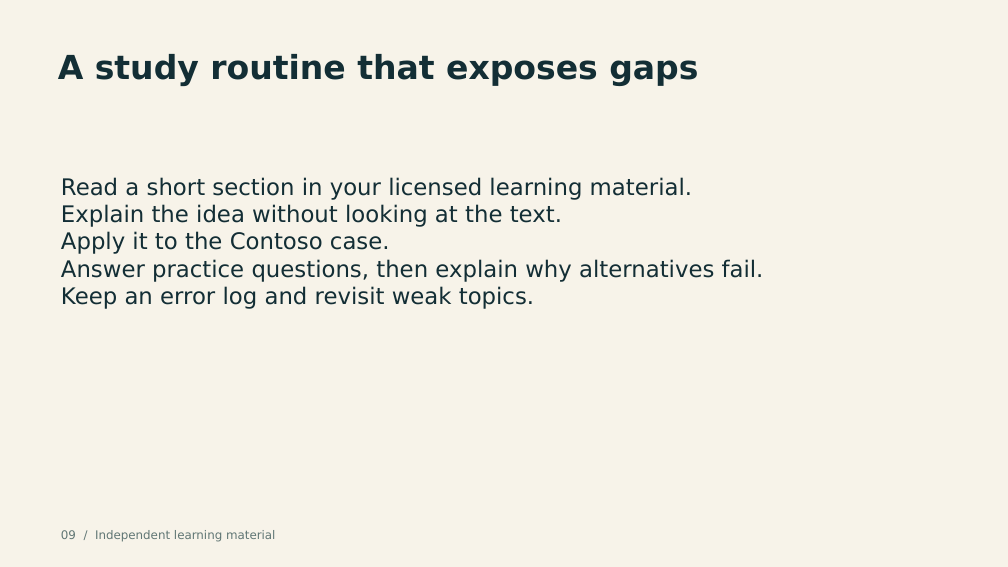
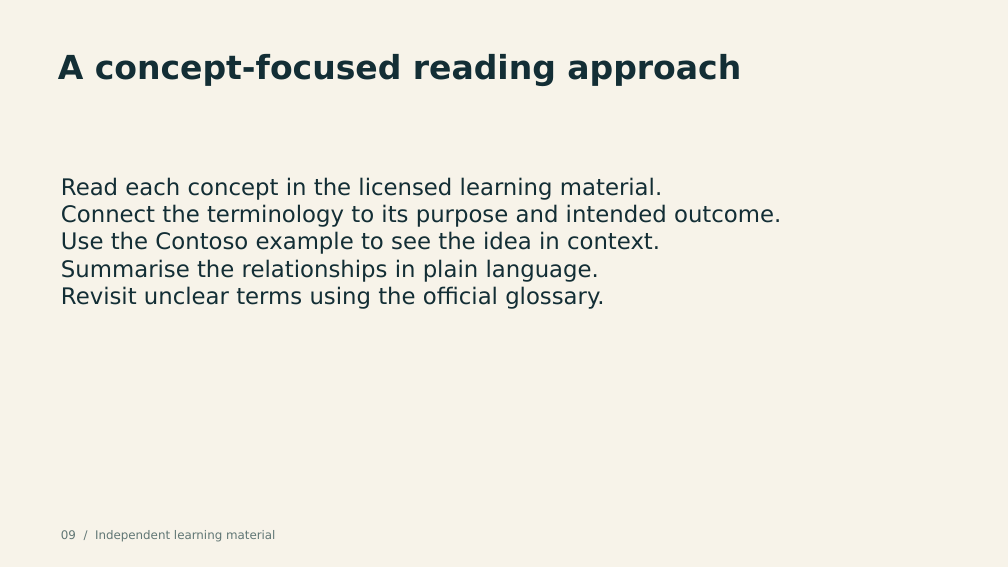
Before and after one commit to helmi8403/Lms-courses, a slide deck: slide 9 of courses/itil-v5-foundation/pilot/ITIL-Version-5-Foundation-Pilot.pptx. Drawn at 1008x567 pixels with LibreOffice and Linux fonts; fonts in the diff are those of the drawing. Boxes give left, top, right and bottom in pixels: in the first picture for what was removed or moved away, otherwise in the second. Text is boxed around its words. In the diff, an @@ line names an element or a change of style, - is before the commit and + after.

```diff
--- a/courses/itil-v5-foundation/pilot/ITIL-Version-5-Foundation-Pilot.pptx
+++ b/courses/itil-v5-foundation/pilot/ITIL-Version-5-Foundation-Pilot.pptx
@@ text at bbox=[58, 54, 741, 86]: text changed @@
-A study routine that exposes gaps
+A concept-focused reading approach
@@ text at bbox=[61, 177, 781, 309]: text changed @@
-Read a short section in your licensed learning material.
-Explain the idea without looking at the text.
-Apply it to the Contoso case.
-Answer practice questions, then explain why alternatives fail.
-Keep an error log and revisit weak topics.
+Read each concept in the licensed learning material.
+Connect the terminology to its purpose and intended outcome.
+Use the Contoso example to see the idea in context.
+Summarise the relationships in plain language.
+Revisit unclear terms using the official glossary.
```
Also in this commit, not shown: 4 other slides changed, 2 other files.
